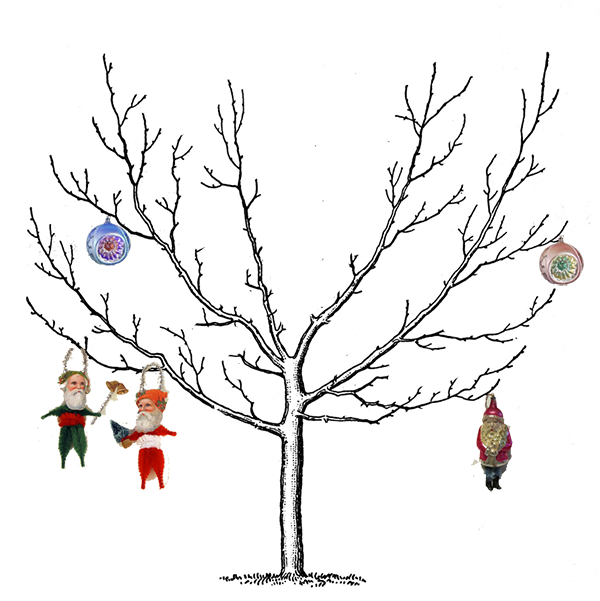
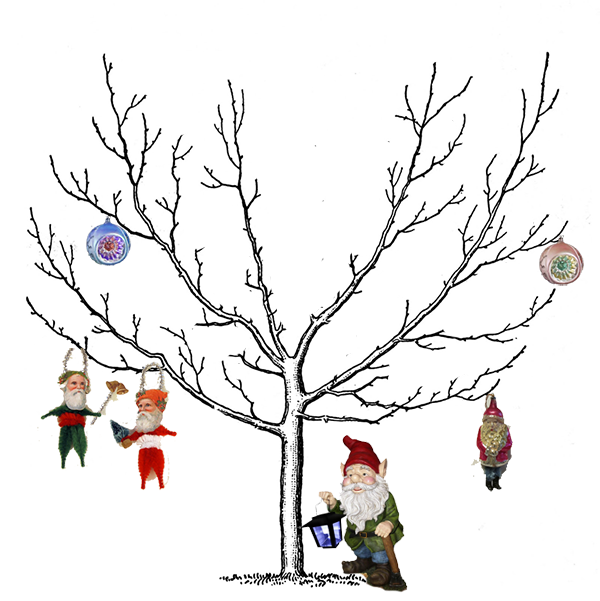
Comparing the layer stacks of the two (600, 601) images. Changes:
added layer "gnome" above "ornaments" over 300, 435, 408, 593
